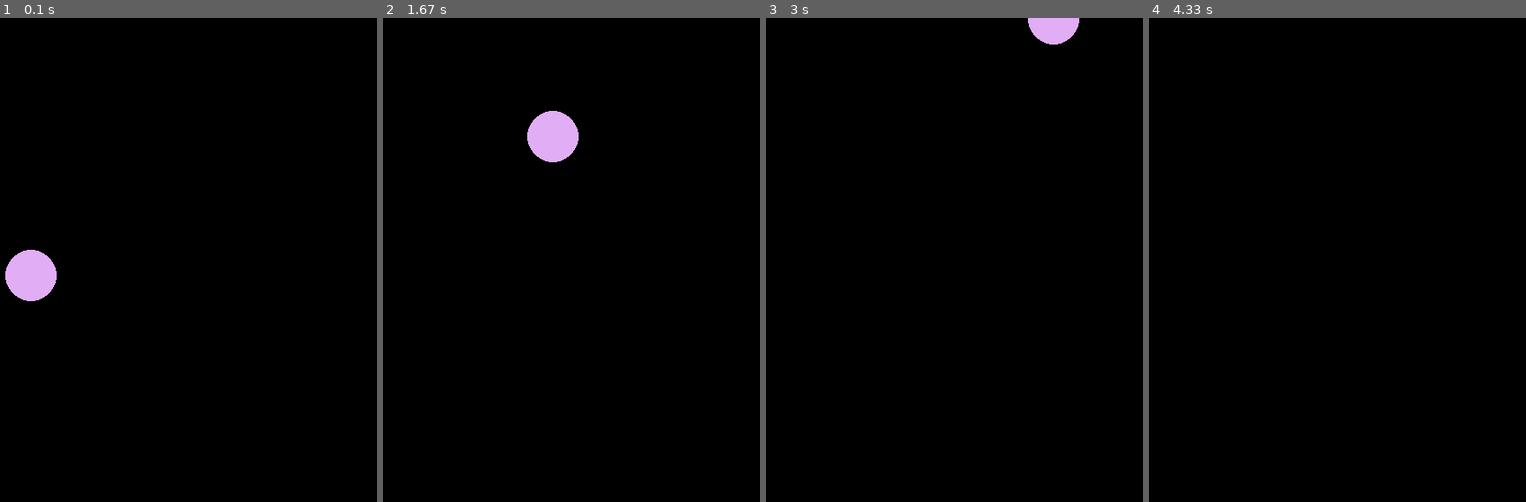
Above: before the commit, frames 1-4 (left to right).
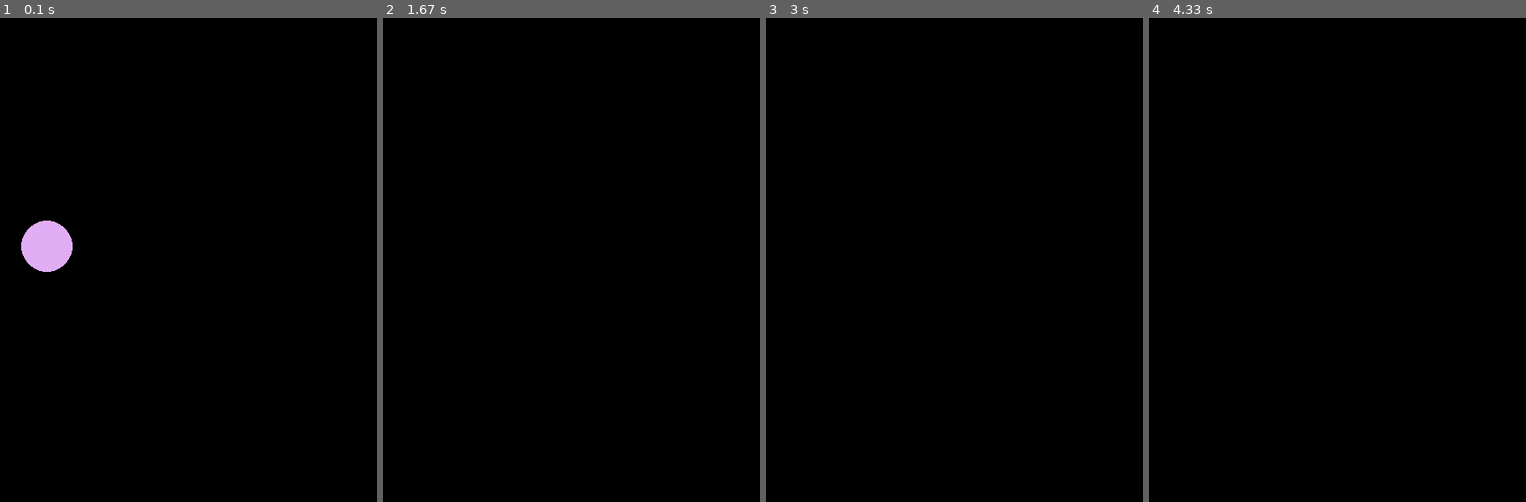
Above: after the commit, the same moments.

Repository: sagieppel/PyGame-Toturial
Game: pygame game, started from Lesson3.py
Same seed, same stepped clock (60 frames per second), same inputs: the game is played once before the commit and once after it.
Inputs:
- Up to frame 1 (0.1 s): no input
- Up to frame 2 (1.67 s): no input
- Up to frame 3 (3 s): no input
- Up to frame 4 (4.33 s): no input

The runs differ from the first frame. In frame 1, 1.7% of the frame differs, in the area x 1-20%, y 41-59%; in frame 2, 1.1%; in frame 3, 0.6%; in frame 4, nothing differs.

Commit message:
Update Lesson3.py

Diff:
--- a/Lesson3.py
+++ b/Lesson3.py
@@ -9,13 +9,15 @@
   circle["x"]=x
   circle["y"]=y
   circle["size"]=random.randint(1,30)
-  circle["speedx"]=1
-  circle["speedy"]=-1
+  circle["speedx"]=3
+  circle["speedy"]=-5
+  circle["gravity"]=0.1
   return circle
 #------------------Draw a circle--------------------------------------------------------
 def updatecircle(circle):
     circle["x"] += circle ["speedx"]
     circle["y"] += circle ["speedy"]
+    circle["speedy"]+= circle["gravity"]
     pygame.draw.circle(screen, [circle["red"],circle["green"],circle["blue"]], [int(circle["x"]),int(circle["y"])], int(circle["size"]))
 
 #----------------initiate pygame---------------------------------------------------------
